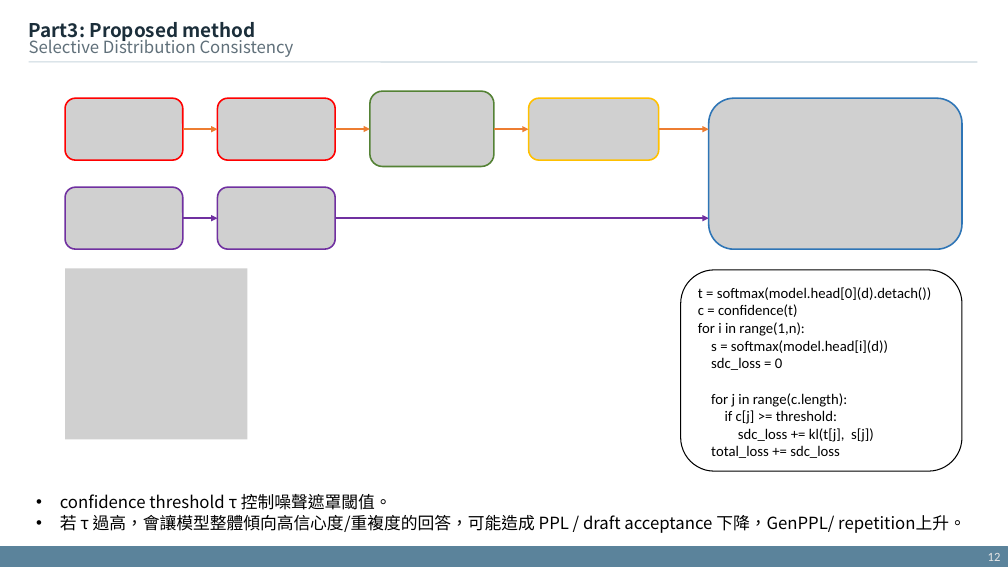
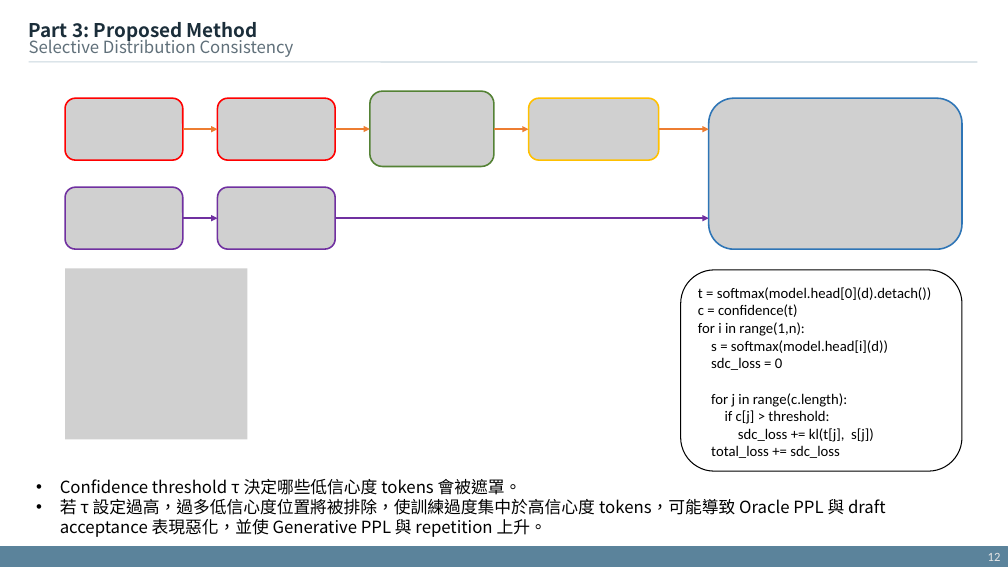
Before and after one commit to xdfg12456/llama-mtp, a slide deck: slide 12 of doc/mtp_with_consistency_method_v2.pptx. Drawn at 1008x567 pixels with LibreOffice and Linux fonts; fonts in the diff are those of the drawing; grey boxes stand for pictures. Boxes give left, top, right and bottom in pixels: in the first picture for what was removed or moved away, otherwise in the second. Text is boxed around its words. In the diff, an @@ line names an element or a change of style, - is before the commit and + after.

```diff
--- a/doc/mtp_with_consistency_method_v2.pptx
+++ b/doc/mtp_with_consistency_method_v2.pptx
@@ text at (29,22,258,42): text changed @@
-Part3: Proposed method
+Part 3: Proposed Method
@@ text in rounded rectangle at (725,410,829,424): text changed @@
-if c[j] >= threshold:
+if c[j] > threshold:
@@ text at (60,479,886,537): text changed @@
-• confidence threshold τ 控制噪聲遮罩閾值。
-• 若 τ 過高，會讓模型整體傾向高信心度/重複度的回答，可能造成 PPL / draft acceptance 下降，GenPPL/ repetition上升。
+• Confidence threshold τ 決定哪些低信心度 tokens 會被遮罩。
+• 若 τ 設定過高，過多低信心度位置將被排除，使訓練過度集中於高信心度 tokens，可能導致 Oracle PPL 與 draft acceptance 表現惡化，並使 Generative PPL 與 repetition 上升。
```
Also in this commit, not shown: 23 other slides changed.
